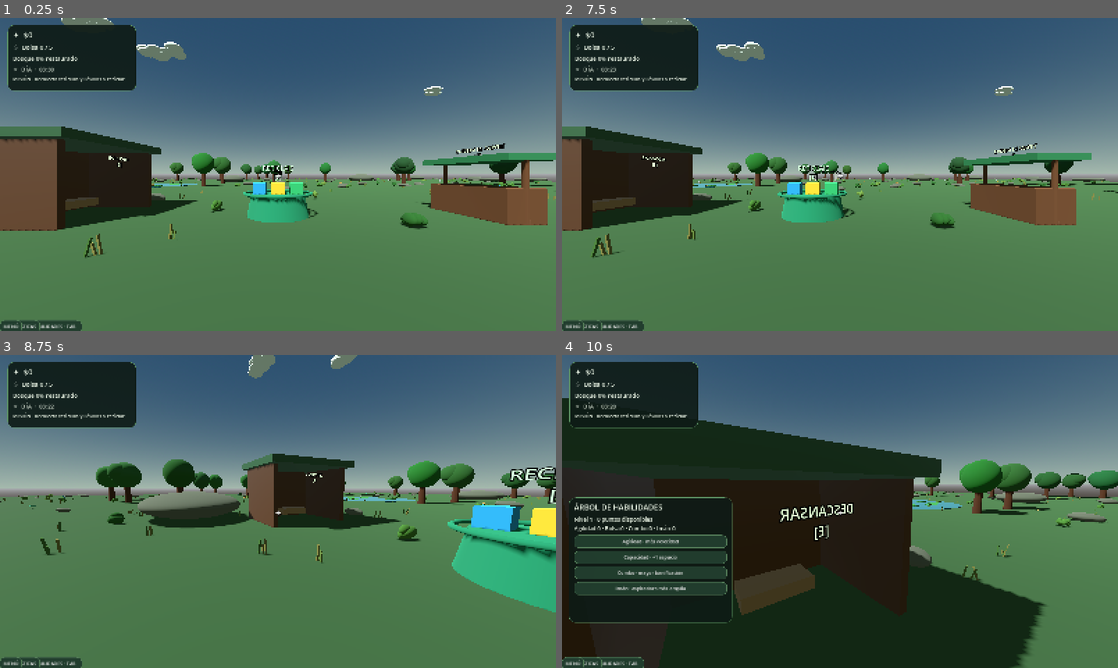
Above: before the commit, frames 1-4 (two rows, left to right).
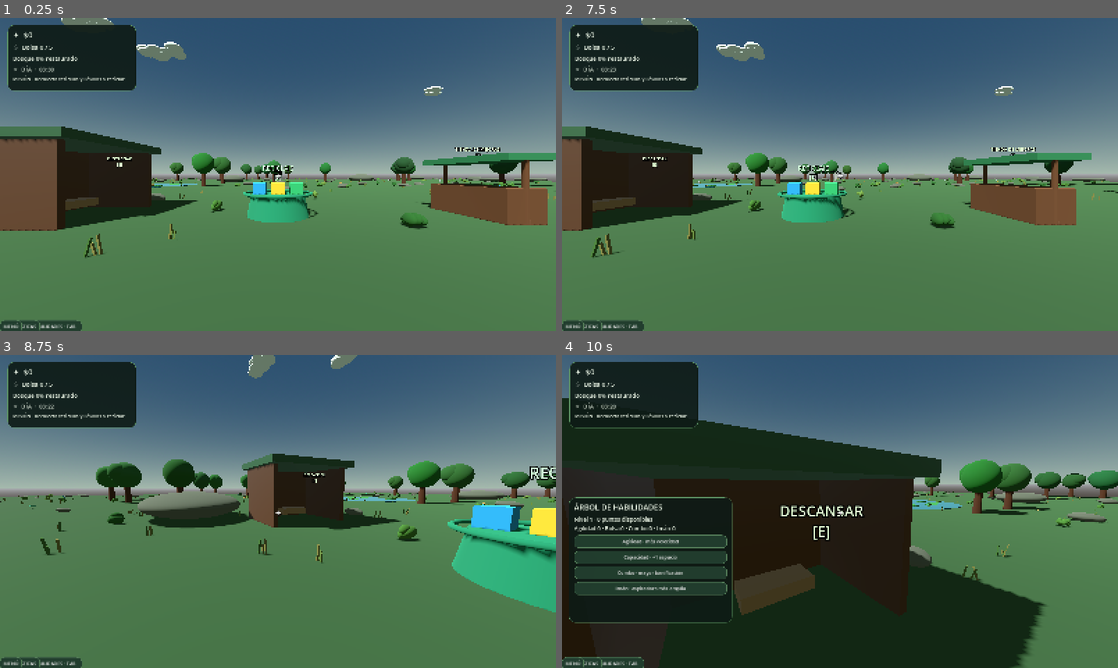
Above: after the commit, the same moments.

Repository: Tomardosama/verdevivo
Game: Godot game, scene res://scenes/main/main.tscn
The game is run twice, just before and just after one commit, with the same random seed, the same clock (stepped at 60 frames per second) and the same inputs.
Inputs (mouse positions are in pixels of both pictures, inside the frame that each line leads up to):
- Up to frame 1 (0.25 s): no input
- Up to frame 2 (7.5 s): click "ÁRBOL DE HABILIDADES · TAB" at 0.5 s; click "Agilidad · más velocidad" at 1.25 s; click "Capacidad · +1 espacio" at 2 s; click "Combo · mayor bonificación" at 2.75 s; click "Imán · aspiradora más amplia" at 3.5 s; click "📖 BESTIARIO" at 4.25 s; click "ESTADÍSTICAS" at 5 s; click "MENÚ" at 5.75 s; click "CONTINUAR JUGANDO" at 6.5 s; tap Enter at 7.25 s; move the mouse to (962, 158) at 7.27 s; hold D (move_right) from 7.28 s (still down); tap E (deposit) at 7.35 s; click (962, 158) at 7.42 s
- Up to frame 3 (8.75 s): tap Space (jump) at 7.52, 8.27 s; move the mouse to (250, 511) at 8.02 s; release D (move_right) at 8.03 s; hold W (move_forward) from 8.03 s (still down); tap Shift (sprint) at 8.1 s
- Up to frame 4 (10 s): keep holding W (move_forward); move the mouse to (851, 505) at 8.77 s; hold F (vacuum) 8.78-9.53 s; move the mouse to (834, 517) at 9.52 s; tap Tab at 9.6 s; click (834, 517) at 9.67 s; tap Space (jump) at 9.77 s

The runs differ from the first frame. In frame 1, 0.2% of the frame differs, in the area x 19-91%, y 40-48%; in frame 2, 0.2%; in frame 3, 0.4%; in frame 4, 0.6%, in the area x 39-94%, y 40-60%.

Commit message:
Improve world mesh density, rock traversal collision, billboard signs and frog eyes

Diff:
--- a/scripts/main.gd
+++ b/scripts/main.gd
@@ -161,6 +161,8 @@
 	parent.add_child(tree)
 	var trunk := MeshInstance3D.new()
 	var trunk_mesh := CylinderMesh.new()
+	trunk_mesh.radial_segments = 48
+	trunk_mesh.rings = 8
 	trunk_mesh.top_radius = 0.22
 	trunk_mesh.bottom_radius = 0.34
 	trunk_mesh.height = 2.4
@@ -173,6 +175,8 @@
 	_add_box_collision(tree, Vector3(0, 1.4, 0), Vector3(0.72, 2.8, 0.72))
 	var crown := MeshInstance3D.new()
 	var crown_mesh := SphereMesh.new()
+	crown_mesh.radial_segments = 64
+	crown_mesh.rings = 40
 	crown_mesh.radius = 1.35
 	crown_mesh.height = 2.7
 	crown.mesh = crown_mesh
@@ -184,6 +188,8 @@
 	tree.add_child(crown)
 	var crown_second := MeshInstance3D.new()
 	var crown_mesh_second := SphereMesh.new()
+	crown_mesh_second.radial_segments = 64
+	crown_mesh_second.rings = 40
 	crown_mesh_second.radius = 0.95
 	crown_mesh_second.height = 1.9
 	crown_second.mesh = crown_mesh_second
@@ -343,7 +349,7 @@
 		boulder.material_override = rock_material
 		parent.add_child(boulder)
 		if boulder_mesh.radius >= 1.8:
-			_add_box_collision(parent, boulder.position, Vector3(boulder_mesh.radius * 1.8, boulder_mesh.radius * 1.1, boulder_mesh.radius * 1.8))
+			_add_box_collision(parent, boulder.position + Vector3(0.0, boulder_mesh.height * 0.18, 0.0), Vector3(boulder_mesh.radius * 1.55, boulder_mesh.height * 0.52, boulder_mesh.radius * 1.55))
 	for i in range(95):
 		var rock := MeshInstance3D.new()
 		var rock_mesh := SphereMesh.new()
@@ -433,6 +439,7 @@
 	ring.material_override = material
 	station.add_child(ring)
 	var station_sign := Label3D.new()
+	station_sign.billboard = BaseMaterial3D.BILLBOARD_ENABLED
 	station_sign.text = "RECICLAJE\n[E]"
 	station_sign.position.y = 1.6
 	station_sign.font_size = 48
@@ -480,6 +487,7 @@
 		post.material_override = wood
 		kiosk.add_child(post)
 	var label := Label3D.new()
+	label.billboard = BaseMaterial3D.BILLBOARD_ENABLED
 	label.text = "TIENDA DE MEJORAS\n[E]"
 	label.position.y = 2.35
 	label.font_size = 34
@@ -551,6 +559,7 @@
 	bed_shape.shape = bed_sphere
 	bed_marker.add_child(bed_shape)
 	var sign := Label3D.new()
+	sign.billboard = BaseMaterial3D.BILLBOARD_ENABLED
 	sign.text = "DESCANSAR\n[E]"
 	sign.position = Vector3(0, 2.0, -1.55)
 	sign.font_size = 32
@@ -763,6 +772,7 @@
 		skill_points += 1
 		next_level_xp = player_level * 30
 		if hud:
+			hud.notify_level_up(player_level)
 			hud.show_message("¡Nivel %d! Ganaste 1 punto de habilidad." % player_level)
 	if hud:
 		hud.update_skill_status(player_level, skill_points, skill_levels)
@@ -831,6 +841,18 @@
 			frog_material.albedo_color = Color(0.28, 0.55, 0.22)
 			frog.material_override = frog_material
 			pond.add_child(frog)
+			var eye_material := _detail_material(Color(0.025, 0.022, 0.018))
+			for eye_side in [-1.0, 1.0]:
+				var frog_eye := MeshInstance3D.new()
+				var eye_mesh := SphereMesh.new()
+				eye_mesh.radial_segments = 24
+				eye_mesh.rings = 16
+				eye_mesh.radius = 0.035
+				eye_mesh.height = 0.07
+				frog_eye.mesh = eye_mesh
+				frog_eye.position = frog.position + Vector3(eye_side * 0.085, 0.055, -0.105)
+				frog_eye.material_override = eye_material
+				pond.add_child(frog_eye)
 
 func _create_clouds() -> void:
 	var rng := RandomNumberGenerator.new()
